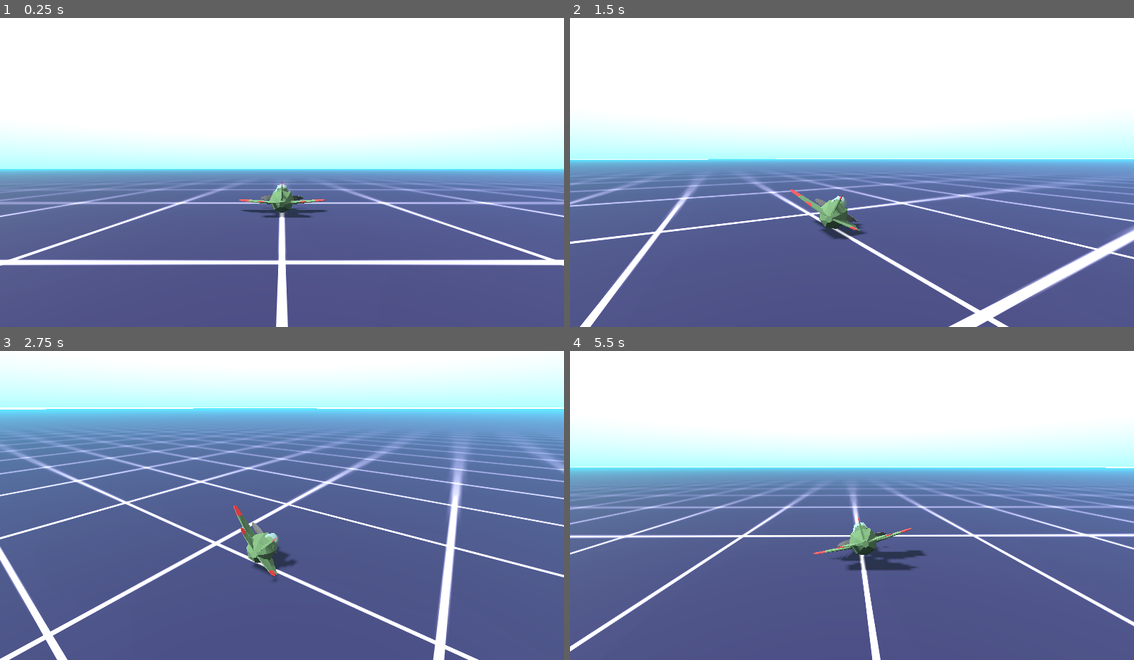
Above: before the commit, frames 1-4 (two rows, left to right).
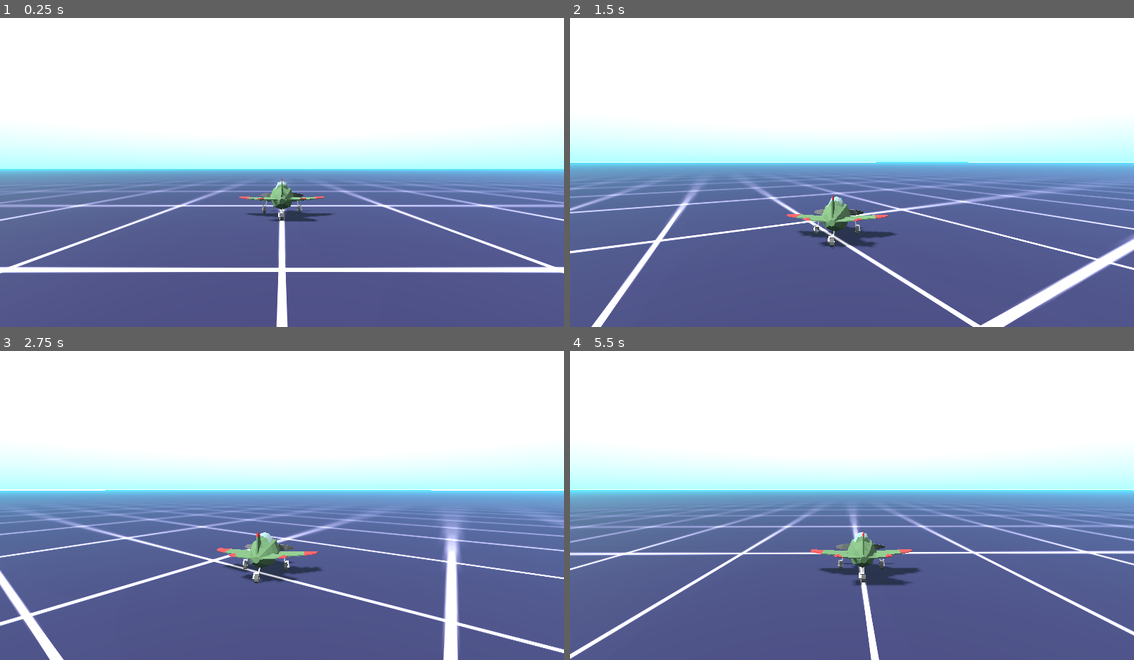
Above: after the commit, the same moments.

Repository: scottpetrovic/godot-arcade-plane
Game: Godot game, scene res://World/World.tscn
Same seed, same stepped clock (60 frames per second), same inputs: the game is played once before the commit and once after it.
Inputs:
- Up to frame 1 (0.25 s): no input
- Up to frame 2 (1.5 s): hold Right (roll_right) 0.53-1.28 s; hold Up (pitch_down) from 1.28 s (still down)
- Up to frame 3 (2.75 s): release Up (pitch_down) at 2.03 s; hold Right (roll_right) from 2.03 s (still down)
- Up to frame 4 (5.5 s): release Right (roll_right) at 2.78 s; hold Down (pitch_up) 2.78-3.53 s; hold Left (roll_left) 3.53-5.03 s; hold Up (pitch_down) from 5.03 s (still down)

The runs differ from the first frame. In frame 1, 8.3% of the frame differs, in the area x 0-100%, y 52-100%; in frame 2, 13%; in frame 3, 52%, in the area x 0-100%, y 7-100%; in frame 4, 29%.

Commit message:
Update plane model with landing gear. Air particles when reaching top speed. better take off feel

Diff:
--- /dev/null
+++ b/Plane/PlaneParticleTrail.tscn
@@ -0,0 +1,41 @@
+[gd_scene load_steps=8 format=3 uid="uid://t4va7dth6mjf"]
+
+[sub_resource type="Gradient" id="Gradient_v66vv"]
+colors = PackedColorArray(0.99925, 0.958136, 0.133259, 1, 1, 1, 1, 0.262745)
+
+[sub_resource type="GradientTexture1D" id="GradientTexture1D_ujn1o"]
+gradient = SubResource("Gradient_v66vv")
+
+[sub_resource type="Curve" id="Curve_j8rg0"]
+_data = [Vector2(0, 1), 0.0, 0.0, 0, 0, Vector2(1, 0.107098), -1.13808, 0.0, 0, 0]
+point_count = 2
+
+[sub_resource type="CurveTexture" id="CurveTexture_myght"]
+curve = SubResource("Curve_j8rg0")
+
+[sub_resource type="ParticleProcessMaterial" id="ParticleProcessMaterial_cxmc6"]
+gravity = Vector3(0, 0, 0)
+scale_curve = SubResource("CurveTexture_myght")
+color_ramp = SubResource("GradientTexture1D_ujn1o")
+
+[sub_resource type="StandardMaterial3D" id="StandardMaterial3D_kqoop"]
+transparency = 1
+shading_mode = 0
+vertex_color_use_as_albedo = true
+
+[sub_resource type="SphereMesh" id="SphereMesh_uorge"]
+material = SubResource("StandardMaterial3D_kqoop")
+radius = 0.04
+height = 0.08
+radial_segments = 4
+rings = 4
+
+[node name="AirParticles" type="GPUParticles3D"]
+transform = Transform3D(1, 0, 0, 0, 1, 0, 0, 0, 1, 0.656163, -0.0271605, 0)
+cast_shadow = 0
+amount = 300
+lifetime = 0.3
+visibility_aabb = AABB(-1, -0.98, -2.035, 2, 1.7, 5.135)
+trail_lifetime = 0.91
+process_material = SubResource("ParticleProcessMaterial_cxmc6")
+draw_pass_1 = SubResource("SphereMesh_uorge")
--- a/Plane/airplane.gd
+++ b/Plane/airplane.gd
@@ -1,23 +1,47 @@
 extends CharacterBody3D
 
-var min_flight_speed: int = 10 # Can't fly below this speed
-var max_flight_speed: int = 20 # Maximum airspeed
+var min_flight_speed: int = 12 # Can't fly below this speed
+var max_flight_speed: int = 15 # Maximum airspeed
 var turn_speed: float = 0.75 # Turn rate
 var pitch_speed: float = 0.5 # Climb/dive rate
 var level_speed: float = 3.0 # Wings "autolevel" speed
-var throttle_delta: int = 30 # Throttle change speed
-var acceleration: float = 6.0 # Acceleration/deceleration
+var throttle_delta: int = 15 # Throttle change speed
+var acceleration: float = 5.0 # Acceleration/deceleration
 var forward_speed: float = 0.0 # Current speed
 var target_speed: float = 0 # Throttle input speed
 
 var turn_input: float = 0.0
 var pitch_input: float = 0.0
 
+# trail particles once our plane starts going faster
+var air_particles_left: GPUParticles3D
+var air_particles_right: GPUParticles3D
+
+var air_particles_scene: PackedScene = load("res://Plane/PlaneParticleTrail.tscn")
+
 @onready var plane_mesh: Node3D = $Plane_Mesh
-
 
 func _ready() -> void:
 	self.velocity = Vector3.ZERO
+
+	# particles come from wings with max speed
+	# dynamically created since they are attached to mesh
+	create_air_particles()
+
+
+func create_air_particles():
+	# position manually done. probably better way to do this
+	air_particles_right = air_particles_scene.instantiate()
+	air_particles_right.position.x = -3.5
+	air_particles_right.position.y = -0.5
+	air_particles_right.position.z = -1.5
+	plane_mesh.add_child(air_particles_right)
+
+	air_particles_left = air_particles_scene.instantiate()
+	air_particles_left.position.x = 3.5
+	air_particles_left.position.y = -0.5
+	air_particles_left.position.z = -1.5
+	plane_mesh.add_child(air_particles_left)
 
 
 func _process(delta: float) -> void:
@@ -26,19 +50,30 @@
 	var rotate_amount = delta * forward_speed * propellor_speed_multiplier
 	plane_mesh.get_node("Propellor").rotate( Vector3.FORWARD, rotate_amount)
 
+	# turn on air particle trail on wings when we are going max speed!
+	air_particles_left.emitting = target_speed == max_flight_speed
+	air_particles_right.emitting = target_speed == max_flight_speed
 
 func _physics_process(delta: float) -> void:
 
 	get_input(delta)
 
-	# change pitch
+	# change pitch. If we are on the ground, we cannot make our pitch negative to look underground
+	if is_on_floor():
+		pitch_input = maxf(pitch_input, 0.0) # cannot look down if we are grounded
+		if min_flight_speed > forward_speed:
+			pitch_input = 0.0 # cannot pitch up if going below mininum flight speed
+
 	transform.basis = transform.basis.rotated(transform.basis.x, pitch_input * pitch_speed * delta)
 
 	# turn logic
 	transform.basis = transform.basis.rotated(Vector3.UP, turn_input * turn_speed * delta)
 
 	# "banking" (rotating) motion to make turning look more realistic
-	plane_mesh.rotation.z = lerp(plane_mesh.rotation.z, -turn_input, level_speed * delta)
+	if is_on_floor():
+		plane_mesh.rotation.z = 0 # straighten out and don't do banking
+	else:
+		plane_mesh.rotation.z = lerp(plane_mesh.rotation.z, -turn_input, level_speed * delta)
 
 	# accelerate/decelerate
 	forward_speed = lerp(forward_speed, target_speed, acceleration * delta)
@@ -51,13 +86,11 @@
 		target_speed = min(forward_speed + throttle_delta * delta, max_flight_speed)
 
 	if Input.is_action_pressed("throttle_down"):
-
 		# if plane is touching ground, we can stop
 		# if plane is in mid air, don't allow to stop since it looks weird
 		var limit := 5
 		if is_on_floor():
 			limit = 0
-
 		target_speed = max(forward_speed - throttle_delta * delta, limit)
 
 	# Turn (roll/yaw) input. keyboard = int, controller = float
--- a/Plane/airplane.tscn
+++ b/Plane/airplane.tscn
@@ -3,16 +3,16 @@
 [ext_resource type="Script" path="res://Plane/airplane.gd" id="1_wihbf"]
 [ext_resource type="PackedScene" uid="uid://d3qn3es4bmao8" path="res://Plane/Airplane_Mesh.tscn" id="2_j34yd"]
 
-[sub_resource type="CapsuleShape3D" id="CapsuleShape3D_5etho"]
-radius = 0.185251
-height = 0.855118
+[sub_resource type="CapsuleShape3D" id="CapsuleShape3D_gsjsx"]
+radius = 0.27119
+height = 0.926175
 
 [node name="Airplane" type="CharacterBody3D"]
 script = ExtResource("1_wihbf")
 
 [node name="CollisionShape3D" type="CollisionShape3D" parent="."]
-transform = Transform3D(1.90152e-15, 4.35017e-08, 0.995204, 0.995204, -4.35018e-08, 0, 4.35018e-08, 0.995204, -4.35017e-08, 0, 0, 0)
-shape = SubResource("CapsuleShape3D_5etho")
+transform = Transform3D(1.90152e-15, 4.35017e-08, 0.995204, 0.995204, -4.35018e-08, 0, 4.35018e-08, 0.995204, -4.35017e-08, 0.0113626, -0.0178279, -0.0221037)
+shape = SubResource("CapsuleShape3D_gsjsx")
 
 [node name="Plane_Mesh" parent="." instance=ExtResource("2_j34yd")]
 transform = Transform3D(-0.2, 0, 1.74846e-08, 0, 0.2, 0, -1.74846e-08, 0, -0.2, 0, 0.0461788, 0)
--- a/World/World.tscn
+++ b/World/World.tscn
@@ -31,7 +31,7 @@
 shape = SubResource("BoxShape3D_wiqa6")
 
 [node name="Airplane" parent="." instance=ExtResource("1_niayg")]
-transform = Transform3D(-4.37114e-08, 0, -1, 0, 1, 0, 1, 0, -4.37114e-08, -1, 0.300846, 0)
+transform = Transform3D(-4.37114e-08, 0, -1, 0, 1, 0, 1, 0, -4.37114e-08, -1, 0.399083, 0)
 
 [node name="CameraTarget" type="Node3D" parent="Airplane"]
 transform = Transform3D(1, 0, 0, 0, 1, 0, 0, 0, 1, 1.39257e-07, 0.638382, 3.18583)
Binary file changed: Plane/plane.glb
